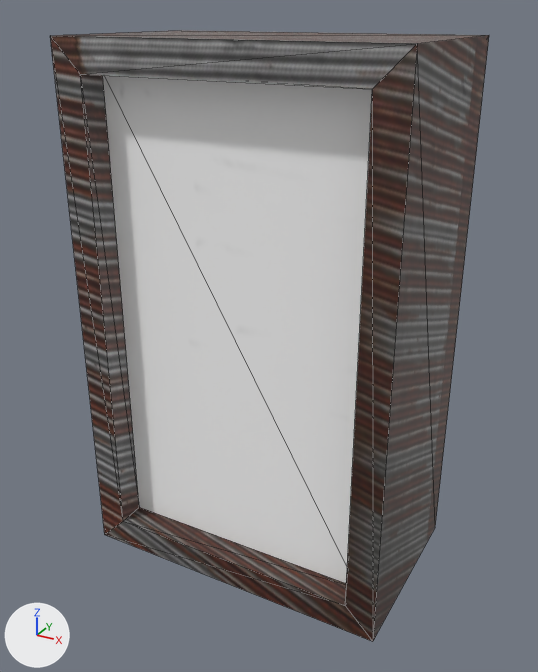
An edit to the glTF model Assets/Powerbox.glb, drawn before and after from the same camera.
Both versions are drawn from a camera (50 mm lens) standing at (0.552, -1.012, 0.639) and looking at (0.011, -0.029, 0.148). Lighting does not change. The marker at lower left points along +X, +Y and +Z. Mesh edges are drawn as thin lines. Where no turn or scale is listed for an object, it has been applied to the vertices.
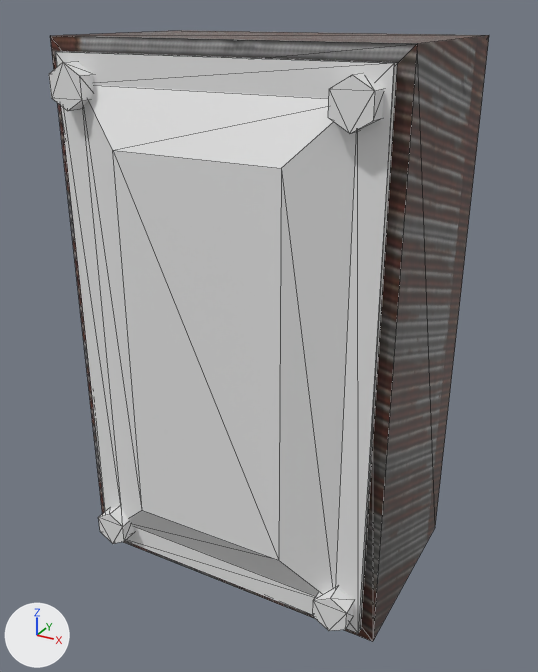
Pixel boxes (x1, y1, x2, y2) of what changed, in the pictures (538 x 672 px):
'Cube.001', added: after (55, 51, 397, 633)
'Cylinder', added: after (328, 73, 384, 133)
'Cylinder.001', added: after (49, 61, 94, 111)
'Cylinder.002', added: after (313, 587, 354, 631)
'Cylinder.003', added: after (98, 506, 134, 544)
'Cube', unchanged, covered by the edit: (50, 30, 489, 642) in both

The change, as a list of edits to the scene's bpy script:
```text
Add me_cylinder_003:
    me_cylinder_003.from_pydata(...)  # 24 vertices, 44 faces; spans x -0.0277..0.0277, y -0.0329..0.0349, z -0.032..0.032
Add me_cylinder_002:
    me_cylinder_002.from_pydata(...)  # 24 vertices, 44 faces; spans x -0.0277..0.0277, y -0.0329..0.0349, z -0.032..0.032
Add me_cylinder_001:
    me_cylinder_001.from_pydata(...)  # 24 vertices, 44 faces; spans x -0.0277..0.0277, y -0.0329..0.0349, z -0.032..0.032
Add me_cylinder:
    me_cylinder.from_pydata(...)  # 24 vertices, 44 faces; spans x -0.0277..0.0277, y -0.0329..0.0349, z -0.032..0.032
Add me_cube_002:
    me_cube_002.from_pydata(...)  # 16 vertices, 28 faces; spans x -0.25..0.25, y -0.208..-0.161, z -0.25..0.584
Add ob_cylinder_003:
    ob_cylinder_003 = bpy.data.objects.new('Cylinder.003', me_cylinder_003)
    ob_cylinder_003.location = (-0.212, -0.17, -0.207)
Add ob_cylinder_002:
    ob_cylinder_002 = bpy.data.objects.new('Cylinder.002', me_cylinder_002)
    ob_cylinder_002.location = (0.212, -0.17, -0.207)
Add ob_cylinder_001:
    ob_cylinder_001 = bpy.data.objects.new('Cylinder.001', me_cylinder_001)
    ob_cylinder_001.location = (-0.212, -0.17, 0.541)
Add ob_cylinder:
    ob_cylinder = bpy.data.objects.new('Cylinder', me_cylinder)
    ob_cylinder.location = (0.212, -0.17, 0.541)
Add ob_cube_001:
    ob_cube_001 = bpy.data.objects.new('Cube.001', me_cube_002)
    ob_cube_001.location = (0.0, -0.005, 0.0)
```
